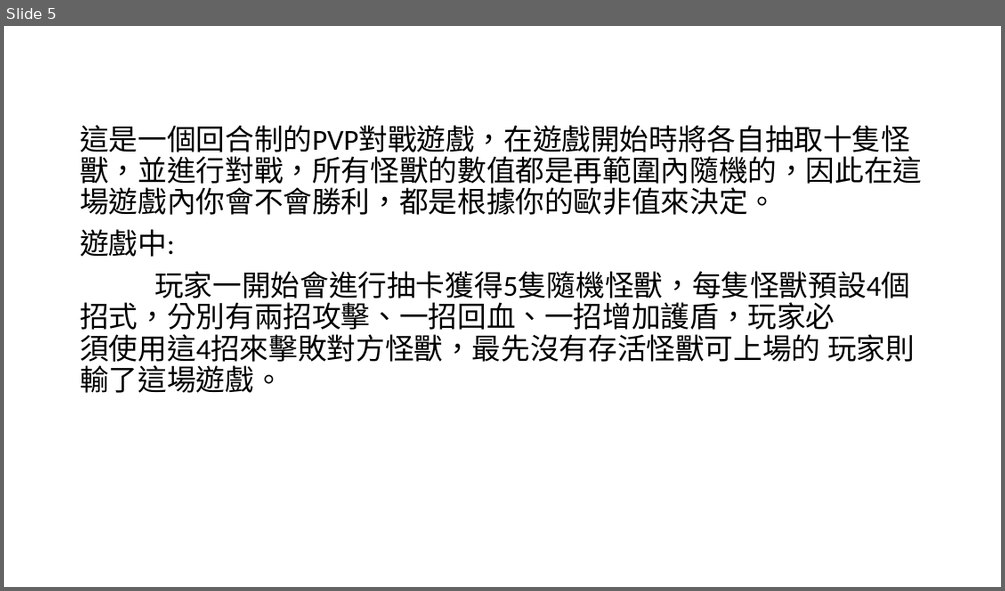
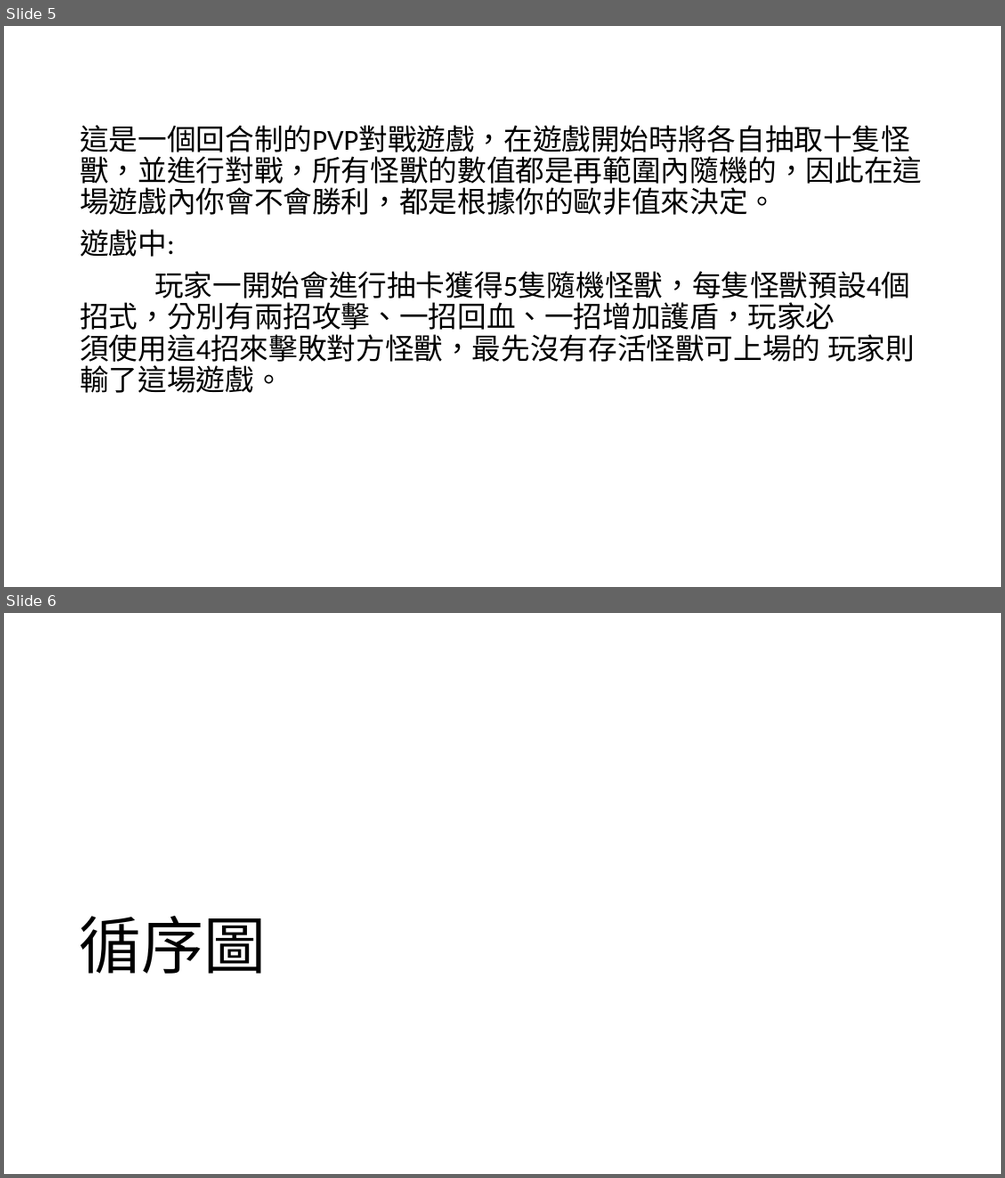
Before and after one commit to huyuhua33/draw10AtStart, a slide deck: reff/PPT.pptx. Shown one above the other, each under a label of ours: slide 5 before the commit, slides 5 and 6 after it. The pictures are 1005x591 and 1005x1178 pixels, drawn with LibreOffice and Linux fonts; fonts in the diff are those of the drawing. Boxes give left, top, right and bottom in pixels: in the first picture for what was removed or moved away, otherwise in the second. Text is boxed around its words. In the diff, an @@ line names an element or a change of style, - is before the commit and + after.

```diff
--- a/reff/PPT.pptx
+++ b/reff/PPT.pptx
@@ slide 6 added at (4,613,1001,1174), background #FFFFFF @@
@@ title added at (80,916,267,973), 60 pt, text #000000 @@
+循序圖
```
Also in this commit, not shown: 1 other slide added, 1 slide removed, 33 other files.
